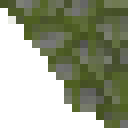
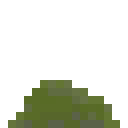
Revision of a layered 128x128 image; what changed, layer by layer:
added layer "rock" above "Sloped" over left=8, top=80, right=120, bottom=128
hid group "Sloped" (4 layers) over left=0, top=0, right=128, bottom=128
